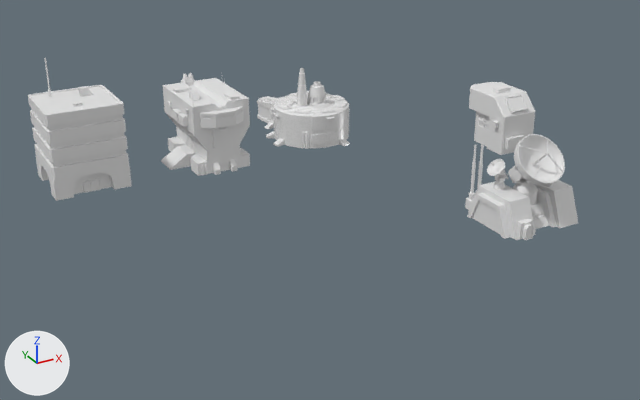
A saved change to the Blender file Buildings/Building_Master.blend.
Before and after are seen from a 50 mm camera at (-28.3, -30.4, 18.6) aimed at (-7.3, 7.7, -0.5). The lights are fixed; the arrows at lower left show +X, +Y and +Z. The first picture is the older version.

The older version as bpy lines, for what is in view:
```python
ob_base = bpy.data.objects.new('base', me_mesh)
ob_base.location = (-3.39, 15.9, 0.0)
ob_cube_002 = bpy.data.objects.new('Cube.002', me_cube_003)
ob_cube_002.location = (0.0, 0.0, 0.97)
ob_cube_003 = bpy.data.objects.new('Cube.003', me_cube_005)
ob_cube_003.location = (0.0, 0.0, 2.49)
ob_cube_003.rotation_euler = (-0.785, 0.0, 0.0)  # degrees (-45, 0, 0)
ob_cube_004 = bpy.data.objects.new('Cube.004', me_cube_006)
ob_cube_004.location = (-1.3, 0.42, 2.26)
ob_cube_004.rotation_euler = (0.0, 0.0, -1.571)  # degrees (0, 0, -90)
ob_cube_005 = bpy.data.objects.new('Cube.005', me_cube_007)
ob_cube_005.location = (-1.29, 0.42, 2.51)
ob_cube_005.rotation_euler = (-0.785, 0.0, -1.571)  # degrees (-45, 0, -90)
ob_cylinder = bpy.data.objects.new('Cylinder', me_cylinder)
ob_cylinder.location = (-1.58, 2.12, 0.73)
ob_cylinder_001 = bpy.data.objects.new('Cylinder.001', me_cylinder_002)
ob_cylinder_001.location = (0.0, 0.0, 1.12)
ob_cylinder_002 = bpy.data.objects.new('Cylinder.002', me_cylinder_003)
ob_cylinder_002.location = (-1.3, 0.42, 2.07)
ob_cylinder_002.rotation_euler = (0.0, 0.0, -1.571)  # degrees (0, 0, -90)
ob_cylinder_002.scale = (0.403, 0.403, 0.403)
ob_cylinder_003 = bpy.data.objects.new('Cylinder.003', me_cylinder_004)
ob_cylinder_003.location = (-1.15, 2.12, 0.73)
# also in view: 'base.001' at (-10.8, 15.4, 2.4); 'base.003' at (-17.9, 15.3, 3.3); 'base.002' at (5.8, 9.1, 1.7)
```
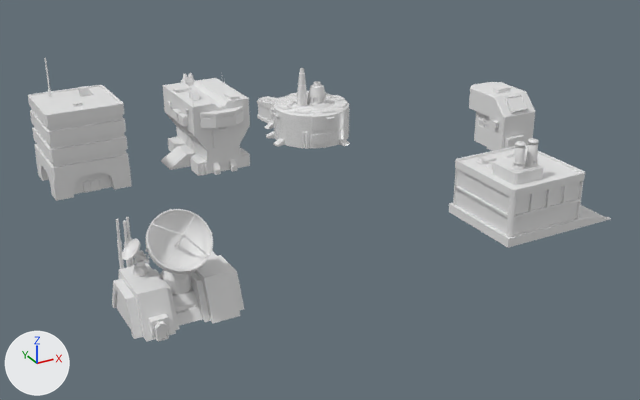
Where the change shows, as pixel boxes (x1, y1, x2, y2) in the pictures (640 x 400 px):
'Cube.002', moved
    before: (465, 180, 578, 240)
    after: (112, 251, 244, 342)
'Cylinder.005', added
    after: (449, 138, 611, 248)
'Cube.003', moved
    before: (508, 134, 565, 187)
    after: (145, 209, 213, 275)
'Cylinder.001', moved
    before: (513, 179, 538, 205)
    after: (160, 270, 191, 295)
'Cube.005', moved
    before: (487, 159, 509, 179)
    after: (122, 239, 150, 263)
'Cylinder', moved
    before: (468, 145, 477, 200)
    after: (116, 219, 124, 269)
'Cylinder.004', moved
    before: (478, 146, 484, 186)
    after: (123, 220, 131, 267)
'Cylinder.002', moved
    before: (493, 181, 505, 190)
    after: (133, 265, 148, 277)
'Cube.004', moved
    before: (495, 170, 505, 182)
    after: (134, 250, 146, 267)
'Cylinder.003', moved
    before: (475, 143, 484, 194)
    after: (126, 217, 134, 266)

Patch to the scene script:
```diff
--- a/Buildings/Building_Master.blend.py
+++ b/Buildings/Building_Master.blend.py
@@ me_cylinder_001 @@
+me_cylinder_001.from_pydata(...)  # 1472 vertices, 1419 faces; spans x -8.0..10.0, y -6.0..6.0, z -168.0..0.0
+me_cylinder_001.polygons.foreach_set('use_smooth', [True] * 1419)
@@ ob_cube_002 @@
 ob_cube_002 = bpy.data.objects.new('Cube.002', me_cube_003)
-ob_cube_002.location = (0.0, 0.0, 0.97)
+ob_cube_002.location = (-18.15, 0.0, 0.97)
@@ ob_cube_003 @@
 ob_cube_003 = bpy.data.objects.new('Cube.003', me_cube_005)
-ob_cube_003.location = (0.0, 0.0, 2.49)
+ob_cube_003.location = (-18.15, 0.0, 2.49)
 ob_cube_003.rotation_euler = (-0.785, 0.0, 0.0)  # degrees (-45, 0, 0)
@@ ob_cube_004 @@
 ob_cube_004 = bpy.data.objects.new('Cube.004', me_cube_006)
-ob_cube_004.location = (-1.3, 0.42, 2.26)
+ob_cube_004.location = (-19.45, 0.42, 2.26)
 ob_cube_004.rotation_euler = (0.0, 0.0, -1.571)  # degrees (0, 0, -90)
@@ ob_cube_005 @@
 ob_cube_005 = bpy.data.objects.new('Cube.005', me_cube_007)
-ob_cube_005.location = (-1.29, 0.42, 2.51)
+ob_cube_005.location = (-19.45, 0.42, 2.51)
 ob_cube_005.rotation_euler = (-0.785, 0.0, -1.571)  # degrees (-45, 0, -90)
@@ ob_cylinder @@
 ob_cylinder = bpy.data.objects.new('Cylinder', me_cylinder)
-ob_cylinder.location = (-1.58, 2.12, 0.73)
+ob_cylinder.location = (-19.73, 2.12, 0.73)
@@ ob_cylinder_001 @@
 ob_cylinder_001 = bpy.data.objects.new('Cylinder.001', me_cylinder_002)
-ob_cylinder_001.location = (0.0, 0.0, 1.12)
+ob_cylinder_001.location = (-18.15, 0.0, 1.12)
@@ ob_cylinder_002 @@
 ob_cylinder_002 = bpy.data.objects.new('Cylinder.002', me_cylinder_003)
-ob_cylinder_002.location = (-1.3, 0.42, 2.07)
+ob_cylinder_002.location = (-19.46, 0.42, 2.07)
 ob_cylinder_002.rotation_euler = (0.0, 0.0, -1.571)  # degrees (0, 0, -90)
@@ ob_cylinder_003 @@
 ob_cylinder_003 = bpy.data.objects.new('Cylinder.003', me_cylinder_004)
-ob_cylinder_003.location = (-1.15, 2.12, 0.73)
+ob_cylinder_003.location = (-19.31, 2.12, 0.73)
@@ ob_cylinder_004 @@
 ob_cylinder_004 = bpy.data.objects.new('Cylinder.004', me_cylinder_005)
-ob_cylinder_004.location = (-1.37, 1.83, 0.73)
+ob_cylinder_004.location = (-19.52, 1.83, 0.73)
@@ ob_cylinder_005 @@
+ob_cylinder_005 = bpy.data.objects.new('Cylinder.005', me_cylinder_001)
+ob_cylinder_005.location = (0.0, 0.0, 0.0)
+ob_cylinder_005.scale = (0.365, 0.365, -0.0277)
```
